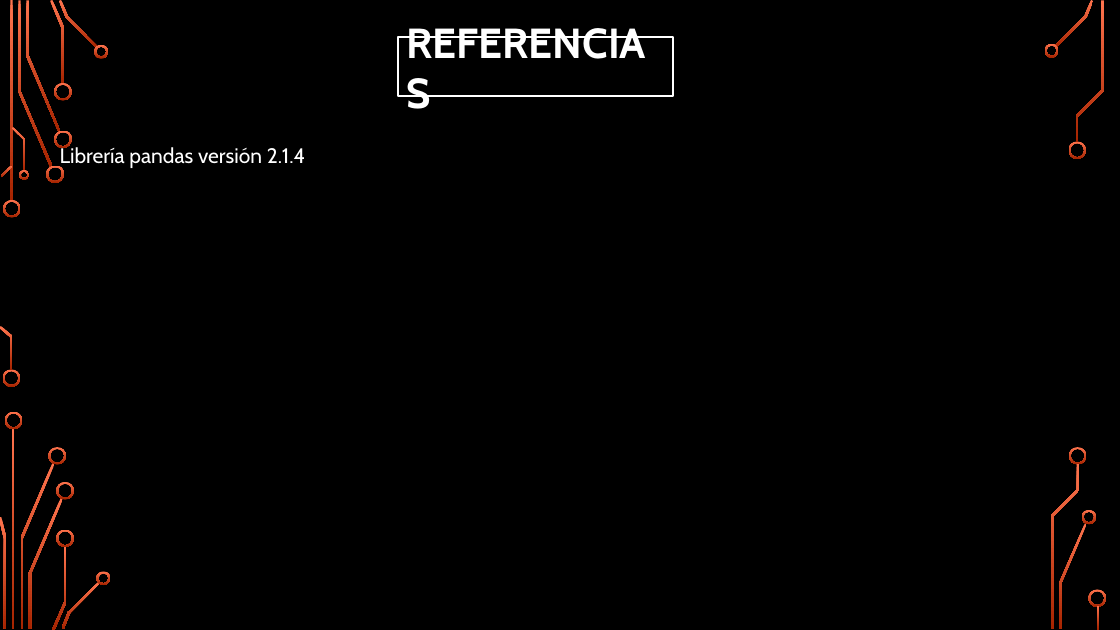
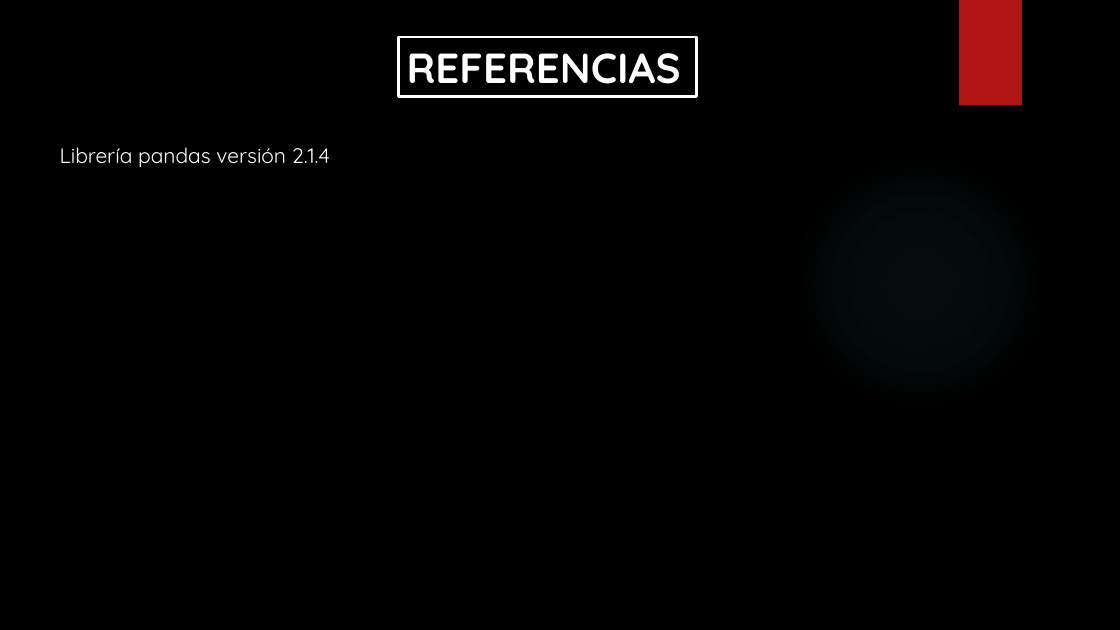
Before and after one commit to Isaac244/Proyecto_Machine_Learning, a slide deck: slide 10 of PROYECTO-MACHINE-LEARNING.pptx. Drawn at 1120x630 pixels with LibreOffice and Linux fonts; fonts in the diff are those of the drawing; background and template pictures are left out. Boxes give left, top, right and bottom in pixels: in the first picture for what was removed or moved away, otherwise in the second. Text is boxed around its words. In the diff, an @@ line names an element or a change of style, - is before the commit and + after.

```diff
--- a/PROYECTO-MACHINE-LEARNING.pptx
+++ b/PROYECTO-MACHINE-LEARNING.pptx
@@ rectangle added at (x1=959, y1=0, x2=1022, y2=105), fill #B01513 @@
@@ rectangle "REFERENCIAS" resized from (x1=398, y1=37, x2=673, y2=97) to (x1=398, y1=37, x2=697, y2=97) @@
@@ rectangle "REFERENCIAS" at (x1=398, y1=37, x2=697, y2=97): font Cabin to Quicksand; outline #FFFFFF 1.75 pt to #FFFFFF 2.25 pt @@
@@ text "Librería pandas versión 2.1.4" at (x1=60, y1=147, x2=330, y2=167): font Cabin to Quicksand @@
@@ group removed at (x1=0, y1=0, x2=1107, y2=630): 33 freeform shapes, 3 rectangles @@
```
Also in this commit, not shown: 7 other slides changed, 4 slides added, 4 slides removed, 1 other file.
